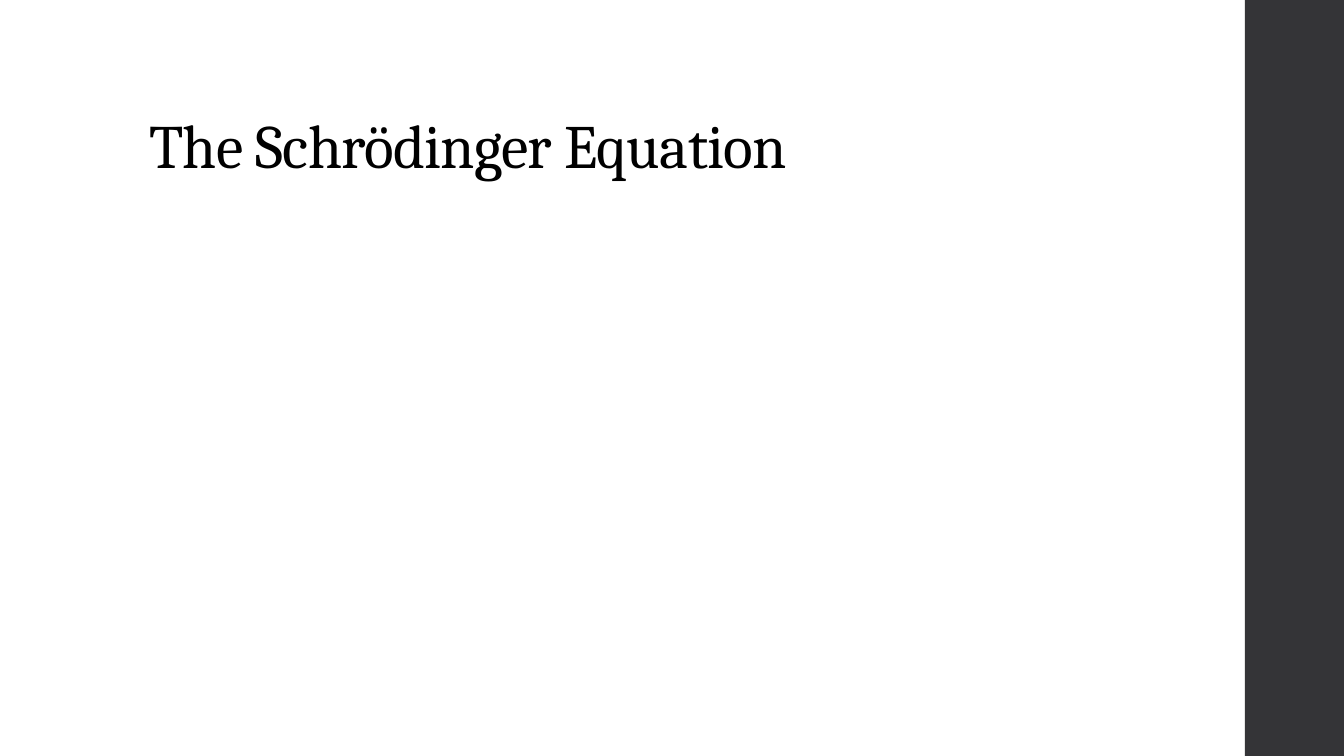
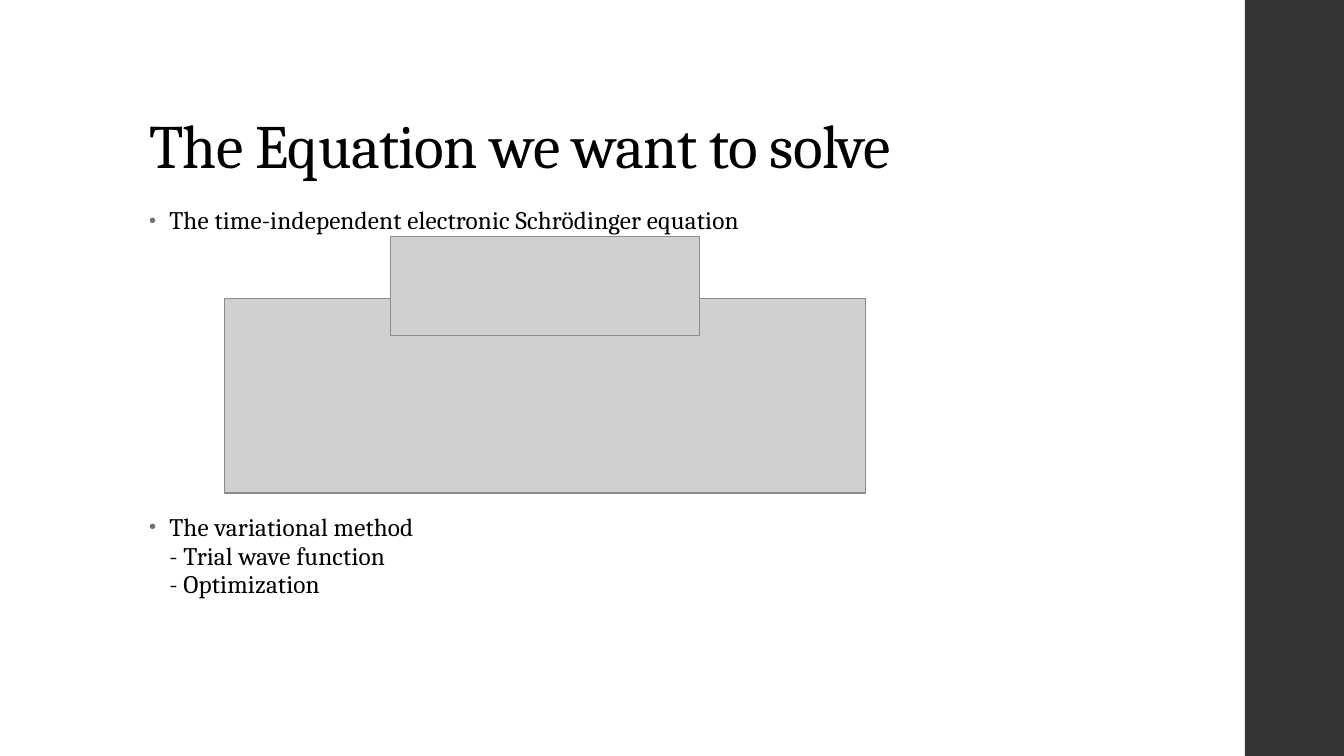
Before and after one commit to KarlHenrik/ComputationalPhysicsMaster, a slide deck: slide 4 of Thesis/Thesis Presentation.pptx (slide 6 before the commit). Drawn at 1344x756 pixels with LibreOffice and Linux fonts; fonts in the diff are those of the drawing; grey boxes stand for pictures. Boxes give left, top, right and bottom in pixels: in the first picture for what was removed or moved away, otherwise in the second. Text is boxed around its words. In the diff, an @@ line names an element or a change of style, - is before the commit and + after.

```diff
--- a/Thesis/Thesis Presentation.pptx
+++ b/Thesis/Thesis Presentation.pptx
@@ title at (x1=149, y1=125, x2=891, y2=181): text changed @@
-The Schrödinger Equation
+The Equation we want to solve
@@ text added at (x1=169, y1=211, x2=739, y2=599), 18 pt, text #000000 @@
+• The time-independent electronic Schrödinger equation
+• The variational method
+  - Trial wave function
+  - Optimization
@@ picture added at (x1=390, y1=236, x2=700, y2=336) @@
@@ picture added at (x1=224, y1=298, x2=865, y2=493) @@
```
Also in this commit, not shown: 5 other slides changed, 2 slides added, 2 slides removed, 3 other files.
